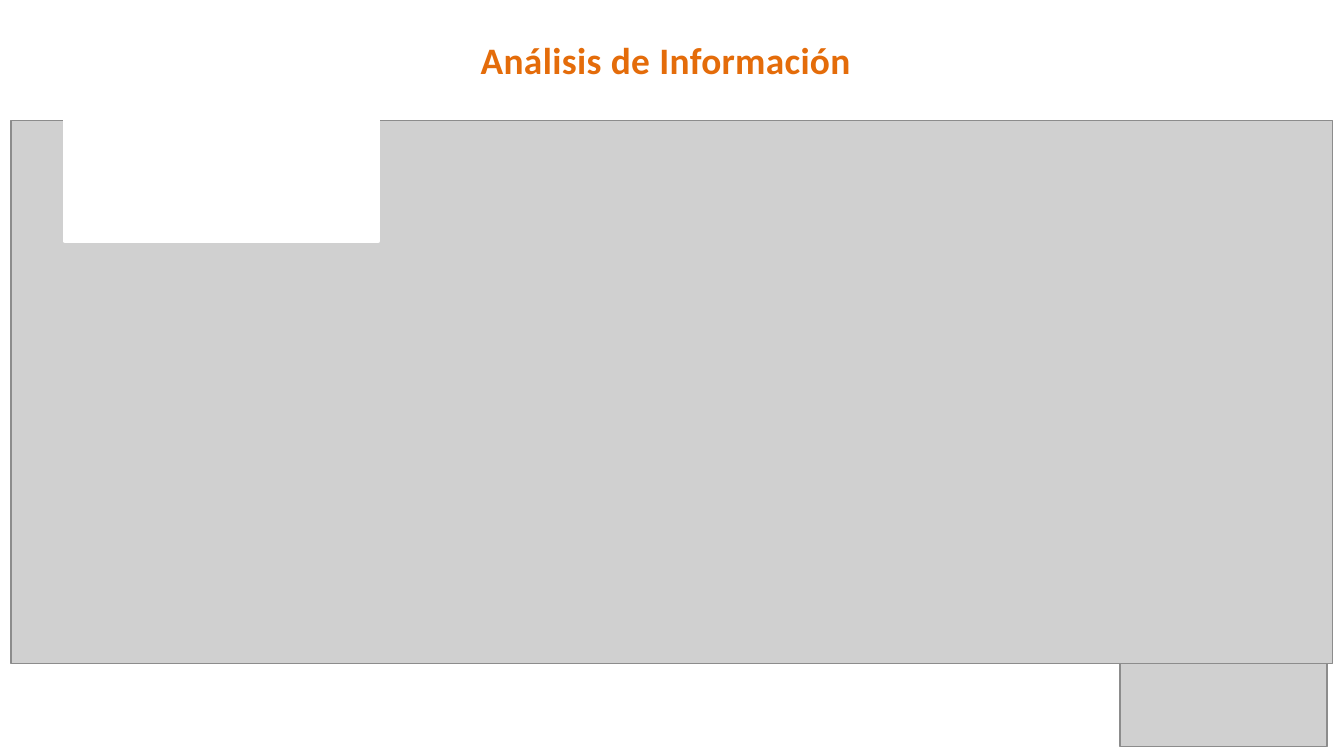
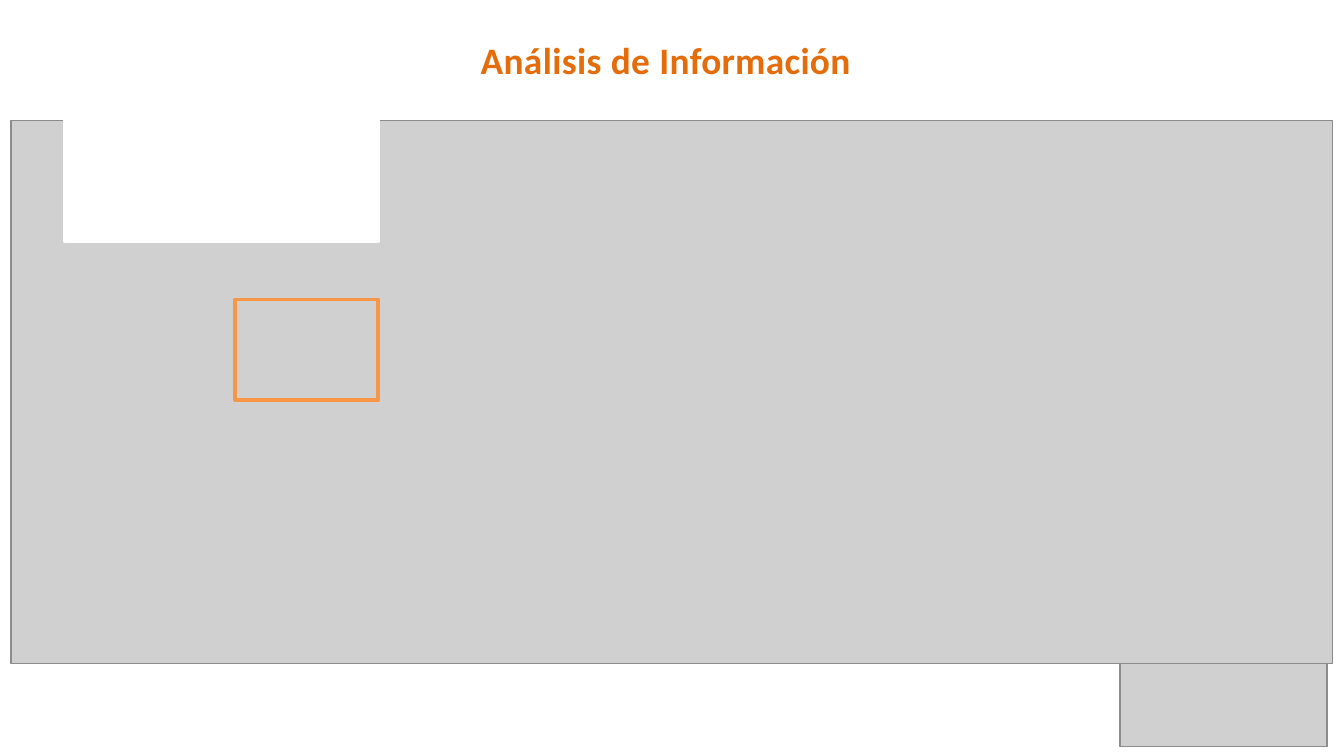
Before and after one commit to kamor31232/Proyecto_adsi, a slide deck: slide 7 of App/app_documentacion/1er_trimestre/1_proyecto/1_1_1_presentacion_proyecto.pptx. Drawn at 1344x756 pixels with LibreOffice and Linux fonts; fonts in the diff are those of the drawing; grey boxes stand for pictures; background and template pictures are left out. Boxes give left, top, right and bottom in pixels: in the first picture for what was removed or moved away, otherwise in the second. Text is boxed around its words. In the diff, an @@ line names an element or a change of style, - is before the commit and + after.

```diff
--- a/App/app_documentacion/1er_trimestre/1_proyecto/1_1_1_presentacion_proyecto.pptx
+++ b/App/app_documentacion/1er_trimestre/1_proyecto/1_1_1_presentacion_proyecto.pptx
@@ rectangle added at [235, 300, 378, 401], outline #F79646 2 pt @@
```
Also in this commit, not shown: 10 other slides changed, 1 slide added, 1 other file.
